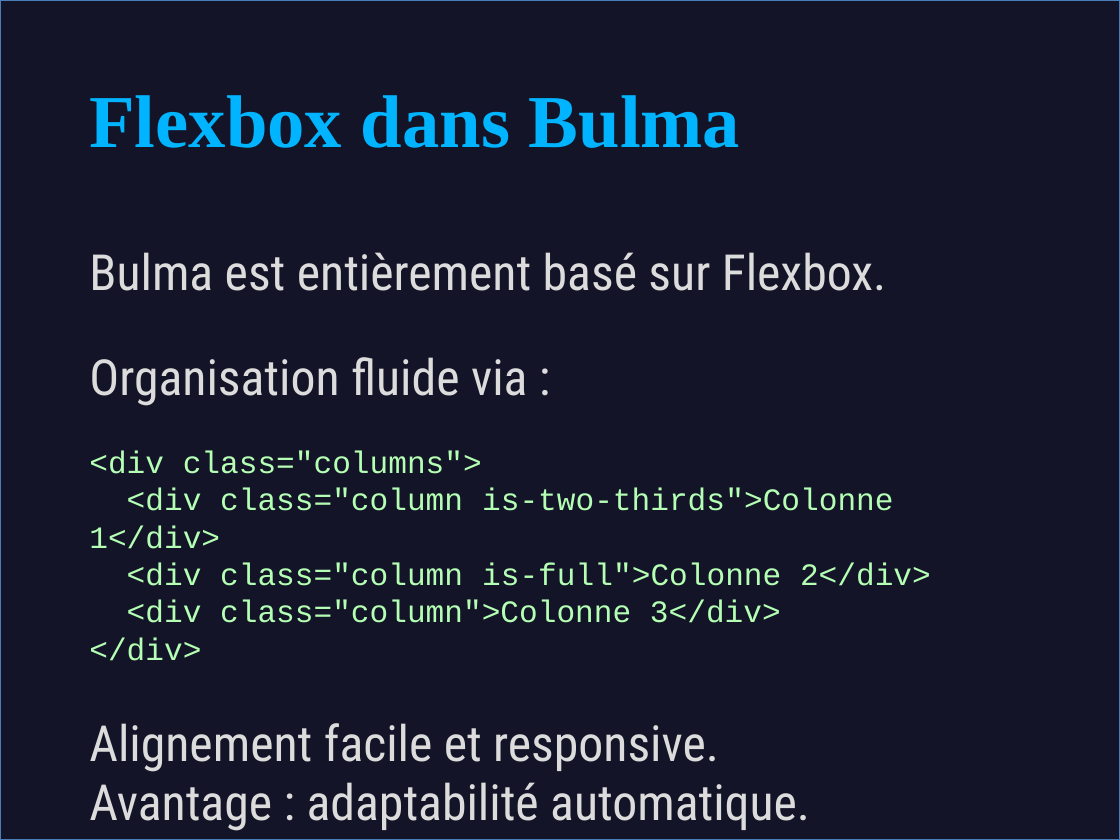
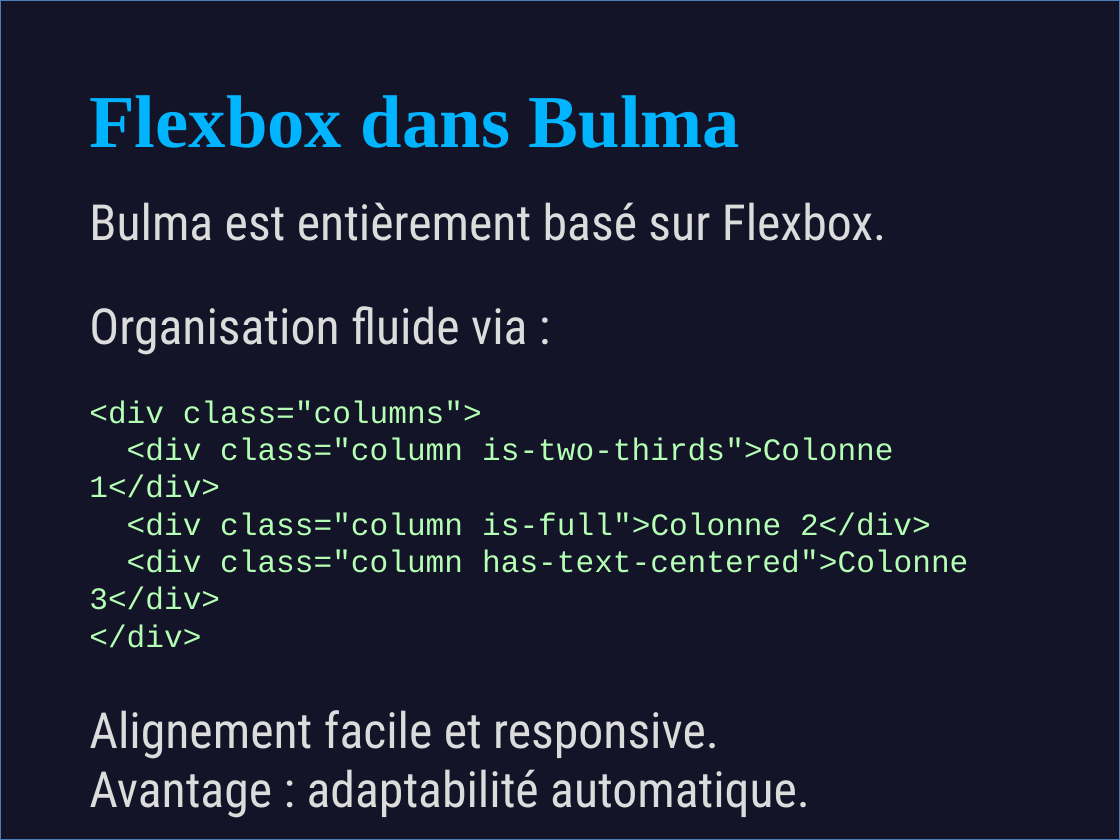
Before and after one commit to Mirado14112003/bulma, a slide deck: slide 7 of Bulma_Exposée.pptx. Drawn at 1120x840 pixels with LibreOffice and Linux fonts; fonts in the diff are those of the drawing. Boxes give left, top, right and bottom in pixels: in the first picture for what was removed or moved away, otherwise in the second. Text is boxed around its words. In the diff, an @@ line names an element or a change of style, - is before the commit and + after.

```diff
--- a/Bulma_Exposée.pptx
+++ b/Bulma_Exposée.pptx
@@ text "Bulma est entièrement basé sur ...": place and size @@
-text "Bulma est entièrement basé sur ..." at [89,252,931,831]
+text "Bulma est entièrement basé sur ..." at [89,202,968,818]
@@ text at [89,550,968,610]: text changed @@
-<div class="column">Colonne 3</div>
+<div class="column has-text-centered">Colonne 3</div>
```
Also in this commit, not shown: 1 other slide changed, 1 other file.
